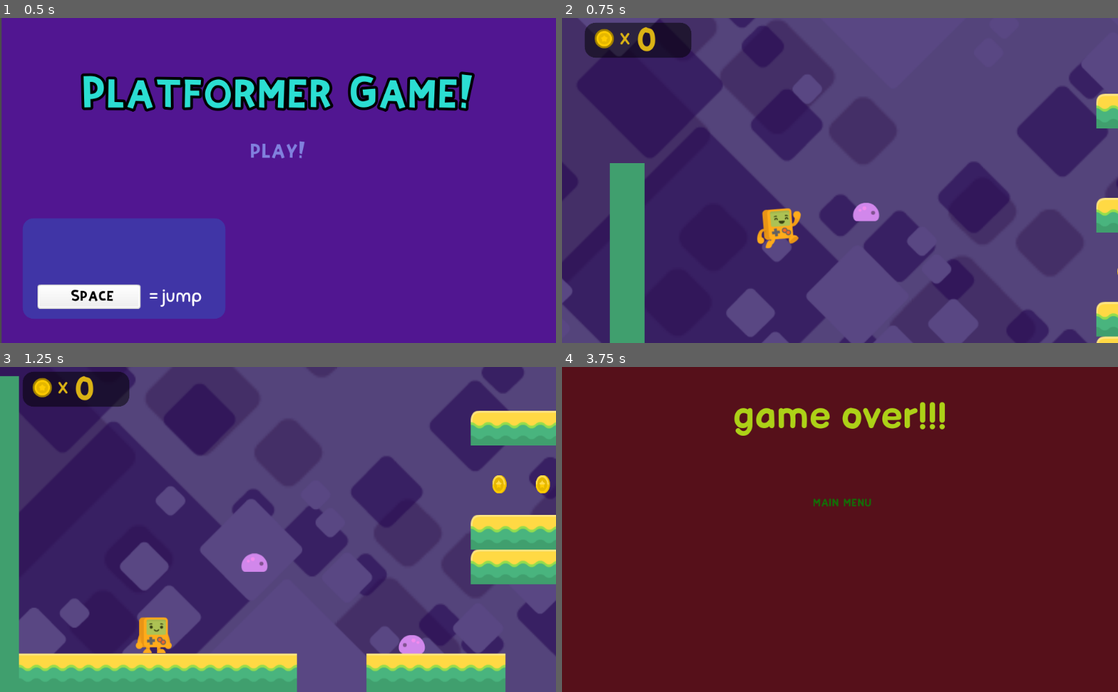
Above: before the commit, frames 1-4 (two rows, left to right).
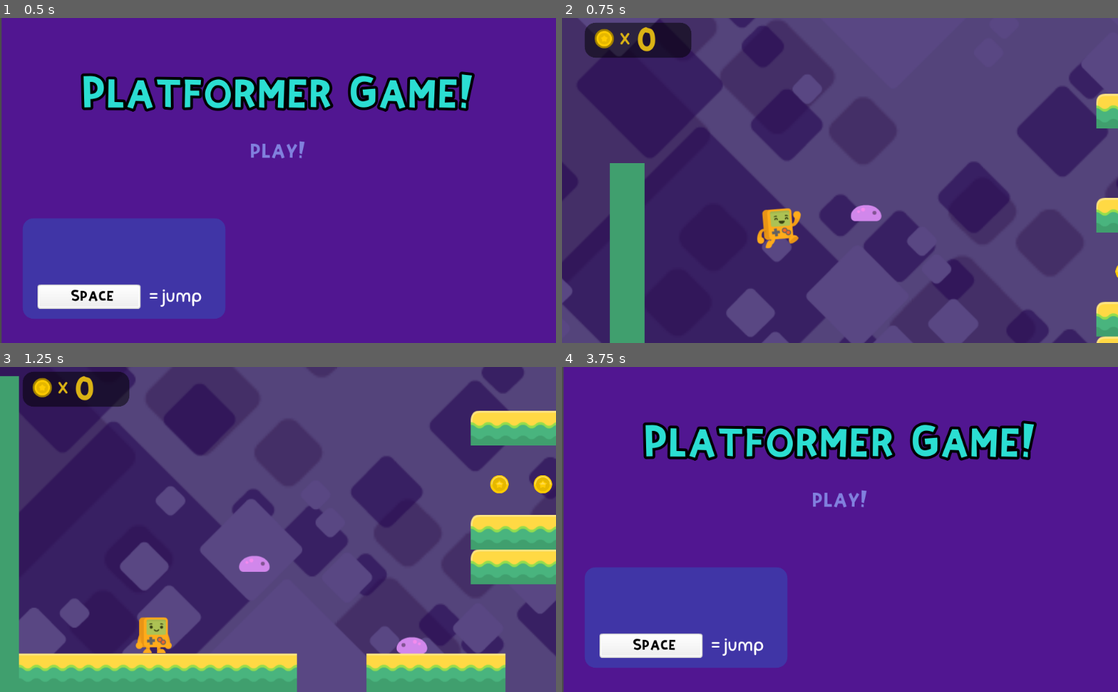
Above: after the commit, the same moments.

Repository: jor-el-swe/PlatformerTutorial
Game: Godot game, scene res://TitleMenu.tscn
Two runs of this game, one before a commit and one after it. Both use one fixed random seed, a clock stepped at 60 frames per second and the inputs below.
Inputs:
- Up to frame 1 (0.5 s): no input
- Up to frame 2 (0.75 s): click "play!" at 0.5 s
- Up to frame 3 (1.25 s): no input
- Up to frame 4 (3.75 s): hold Space (jump) 1.28-2.03 s; hold Right (right) 1.28-2.78 s; tap Space (jump) at 2.1, 2.27, 2.57, 3.6 s; hold Left (left) 2.78-3.53 s; hold Space (jump) 2.78-3.53 s; hold Right (right) from 3.53 s (still down)

Frame 1 is identical in both runs. In frame 2, less than 0.1% of the frame differs, in the area x 51-100%, y 56-80%; in frame 3, 0.3%; in frame 4, 100%, in the area x 0-100%, y 0-100%.

Commit message:
adds sound and music to game

Diff:
--- a/Attila.gd
+++ b/Attila.gd
@@ -29,7 +29,9 @@
 	if !is_on_floor():
 		$Sprite.play("air")
 
+
 	if Input.is_action_just_pressed("jump") and is_on_floor():
+		$soundJump.play()
 		velocity.y = JUMP_SPEED
 
 	if Input.is_action_pressed("jump") and velocity.y < 0:
@@ -38,6 +40,7 @@
 		totalGravity -= REDUCED_GRAVITY*1.5
 
 	if velocity.y > 1 and velocity.y < 500:
+
 		velocity.y += 500
 
 	velocity = move_and_slide(velocity, Vector2.UP)
--- a/Attila.tscn
+++ b/Attila.tscn
@@ -1,7 +1,8 @@
-[gd_scene load_steps=4 format=2]
+[gd_scene load_steps=5 format=2]
 
 [ext_resource path="res://AttilaAnimations.tres" type="SpriteFrames" id=1]
 [ext_resource path="res://Attila.gd" type="Script" id=2]
+[ext_resource path="res://Assets/sounds/jump1.ogg" type="AudioStream" id=3]
 
 [sub_resource type="CapsuleShape2D" id=1]
 radius = 26.9655
@@ -23,4 +24,9 @@
 [node name="Timer" type="Timer" parent="."]
 one_shot = true
 
+[node name="soundJump" type="AudioStreamPlayer" parent="."]
+stream = ExtResource( 3 )
+volume_db = -7.576
+pitch_scale = 1.08
+
 [connection signal="timeout" from="Timer" to="." method="_on_Timer_timeout"]
--- a/Level1.tscn
+++ b/Level1.tscn
@@ -10,6 +10,7 @@
 [ext_resource path="res://Assets/fonts/BalsamiqSans-Bold.ttf" type="DynamicFontData" id=8]
 [ext_resource path="res://HUD.gd" type="Script" id=9]
 [ext_resource path="res://enemy.tscn" type="PackedScene" id=10]
+[ext_resource path="res://Assets/music/Swinging Pants.ogg" type="AudioStream" id=11]
 
 [sub_resource type="RectangleShape2D" id=1]
 extents = Vector2( 4535.81, 176.353 )
@@ -198,6 +199,11 @@
 drag_margin_right = 0.3
 editor_draw_drag_margin = true
 
+[node name="musicLevel1" type="AudioStreamPlayer" parent="."]
+stream = ExtResource( 11 )
+volume_db = -9.642
+autoplay = true
+
 [connection signal="body_entered" from="FallZone" to="Attila" method="_on_FallZone_body_entered"]
 [connection signal="coin_collected" from="coins/coin" to="HUD" method="_on_coin_collected"]
 [connection signal="coin_collected" from="coins/coin2" to="HUD" method="_on_coin_collected"]
--- a/TitleMenu.tscn
+++ b/TitleMenu.tscn
@@ -1,9 +1,10 @@
-[gd_scene load_steps=10 format=2]
+[gd_scene load_steps=11 format=2]
 
 [ext_resource path="res://Assets/fonts/KiriFont.ttf" type="DynamicFontData" id=1]
 [ext_resource path="res://Assets/UI/grey_button04.png" type="Texture" id=2]
 [ext_resource path="res://Assets/fonts/Sniglet-Regular.ttf" type="DynamicFontData" id=3]
 [ext_resource path="res://playButton.gd" type="Script" id=4]
+[ext_resource path="res://Assets/music/Retro Beat.ogg" type="AudioStream" id=5]
 
 [sub_resource type="DynamicFont" id=1]
 size = 60
@@ -107,4 +108,8 @@
 "_edit_use_anchors_": false
 }
 
+[node name="musicTitleScreen" type="AudioStreamPlayer" parent="."]
+stream = ExtResource( 5 )
+autoplay = true
+
 [connection signal="pressed" from="playButton" to="playButton" method="_on_playButton_pressed"]
--- a/coin.gd
+++ b/coin.gd
@@ -6,6 +6,7 @@
 	set_collision_mask_bit(0, false)
 	$AnimationPlayer.play("coin_taken")
 	emit_signal("coin_collected")
+	$soundCoinCollect.play()
 
 
 func _on_AnimationPlayer_animation_finished(anim_name):
--- a/coin.tscn
+++ b/coin.tscn
@@ -1,9 +1,10 @@
-[gd_scene load_steps=8 format=2]
+[gd_scene load_steps=9 format=2]
 
 [ext_resource path="res://Assets/coin/gold_2.png" type="Texture" id=1]
 [ext_resource path="res://Assets/coin/gold_1.png" type="Texture" id=2]
 [ext_resource path="res://Assets/coin/gold_3.png" type="Texture" id=3]
 [ext_resource path="res://coin.gd" type="Script" id=4]
+[ext_resource path="res://Assets/sounds/powerUp2.ogg" type="AudioStream" id=5]
 
 [sub_resource type="CircleShape2D" id=1]
 radius = 44.6472
@@ -43,11 +44,14 @@
 [node name="AnimatedSprite" type="AnimatedSprite" parent="."]
 frames = SubResource( 2 )
 animation = "spin"
-frame = 1
 playing = true
 
 [node name="AnimationPlayer" type="AnimationPlayer" parent="."]
 anims/coin_taken = SubResource( 3 )
 
+[node name="soundCoinCollect" type="AudioStreamPlayer" parent="."]
+stream = ExtResource( 5 )
+volume_db = 2.066
+
 [connection signal="body_entered" from="." to="." method="_on_coin_body_entered"]
 [connection signal="animation_finished" from="AnimationPlayer" to="." method="_on_AnimationPlayer_animation_finished"]
--- a/enemy.gd
+++ b/enemy.gd
@@ -33,6 +33,7 @@
 
 func _on_topChecker_body_entered(body):
 	$AnimatedSprite.play("squashed")
+	$soundSquash.play()
 	speed = 0
 	disableCollisions()
 	$Timer.start()
--- a/enemy.tscn
+++ b/enemy.tscn
@@ -1,9 +1,10 @@
-[gd_scene load_steps=10 format=2]
+[gd_scene load_steps=11 format=2]
 
 [ext_resource path="res://Assets/enemies/slimeBlue_blue.png" type="Texture" id=1]
 [ext_resource path="res://Assets/enemies/slimeBlue.png" type="Texture" id=2]
 [ext_resource path="res://Assets/enemies/slimeBlue_squashed.png" type="Texture" id=3]
 [ext_resource path="res://enemy.gd" type="Script" id=4]
+[ext_resource path="res://Assets/sounds/pepSound2.ogg" type="AudioStream" id=5]
 
 [sub_resource type="SpriteFrames" id=1]
 animations = [ {
@@ -38,6 +39,7 @@
 [node name="AnimatedSprite" type="AnimatedSprite" parent="."]
 frames = SubResource( 1 )
 animation = "crawl"
+frame = 1
 playing = true
 
 [node name="CollisionShape2D" type="CollisionShape2D" parent="."]
@@ -77,6 +79,10 @@
 wait_time = 0.6
 one_shot = true
 
+[node name="soundSquash" type="AudioStreamPlayer" parent="."]
+stream = ExtResource( 5 )
+volume_db = 10.331
+
 [connection signal="body_entered" from="topChecker" to="." method="_on_topChecker_body_entered"]
 [connection signal="body_entered" from="sidesChecker" to="." method="_on_sidesChecker_body_entered"]
 [connection signal="body_entered" from="bottomChecker" to="." method="_on_bottomChecker_body_entered"]
--- a/mainMenu.gd
+++ b/mainMenu.gd
@@ -1,5 +1,8 @@
 extends Button
 
+func _physics_process(delta):
+	if Input.is_action_just_pressed("jump"):
+		_on_mainMenu_pressed()
 
 func _on_mainMenu_pressed():
 	get_tree().change_scene("res://TitleMenu.tscn")
--- a/playButton.gd
+++ b/playButton.gd
@@ -1,5 +1,8 @@
 extends Button
 
+func _physics_process(delta):
+	if Input.is_action_just_pressed("jump"):
+		_on_playButton_pressed()
 
 func _on_playButton_pressed():
 	get_tree().change_scene("res://Level1.tscn")
Not shown, added: Assets/sounds/confirmation_001.ogg.import
Not shown, added: Assets/sounds/confirmation_002.ogg.import
Not shown, added: Assets/sounds/error_007.ogg.import
Not shown, added: Assets/sounds/jingles_PIZZA07.ogg.import
Not shown, added: Assets/sounds/minimize_001.ogg.import
Not shown, added: Assets/sounds/pepSound2.ogg.import
Not shown, added: Assets/sounds/pepSound4.ogg.import
Not shown, added: Assets/sounds/powerUp10.ogg.import
Not shown, added: Assets/sounds/powerUp12.ogg.import
Not shown, added: Assets/sounds/powerUp2.ogg.import
Not shown, added: Assets/sounds/question_003.ogg.import
Not shown, added: Assets/sounds/switch23.ogg.import
(and 16 more such lines)
